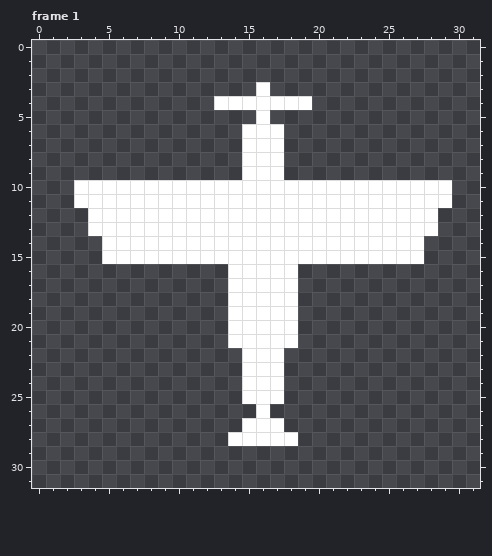
Pixel-art file -- Assets/Sprite/pesawat-tempur.aseprite. The first picture shows the starting point.
32x32 pixels, 4 frames. Shown: frame 1. The commit also changed other frames, which this record leaves out.
And afterwards:
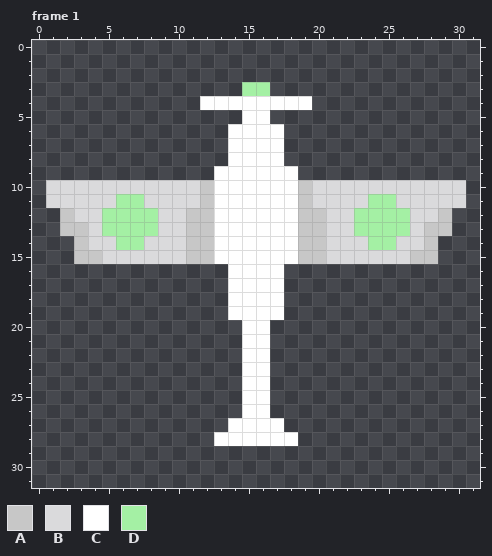
Palette (. is transparent): A #c7c7c7  B #dadadc  C #ffffff  D #a4f0a4
From old to new:
Changed rows in their new state; - is an unchanged pixel.
Frame 1:
first column x 1:
 3 --------------DD--------------
 4 -----------C------------------
 5 --------------C---------------
 6 -------------C----------------
 7 -------------C----------------
 8 -------------C----------------
 9 ------------CC---C------------
10 BBBBBBBBBBBA------ABBBBBBBBBBB
11 BBBBBDDBBBBA------ABBBBDDBBBBB
12 -ABBDDDDBBAA------AABBDDDDBBA-
13 -AABDDDDBBAA------AABBDDDDBAA-
14 --ABBDDBBBAA------AABBBDDBBA--
15 --AABBBBBBAA------AABBBBBBAA--
16 -----------------.------------
17 -----------------.------------
18 -----------------.------------
19 -----------------.------------
20 -------------.--..------------
21 -------------.--..------------
22 ----------------.-------------
23 ----------------.-------------
24 ----------------.-------------
25 ----------------.-------------
26 --------------C---------------
27 -------------C----------------
28 ------------C-----------------
